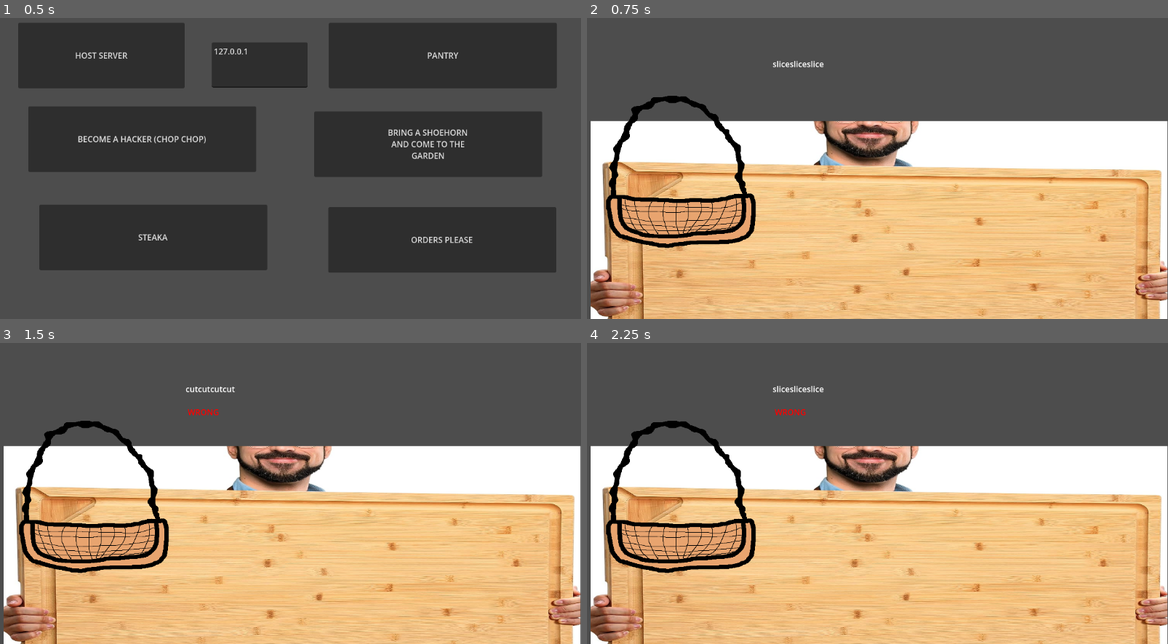
Above: before the commit, frames 1-4 (two rows, left to right).
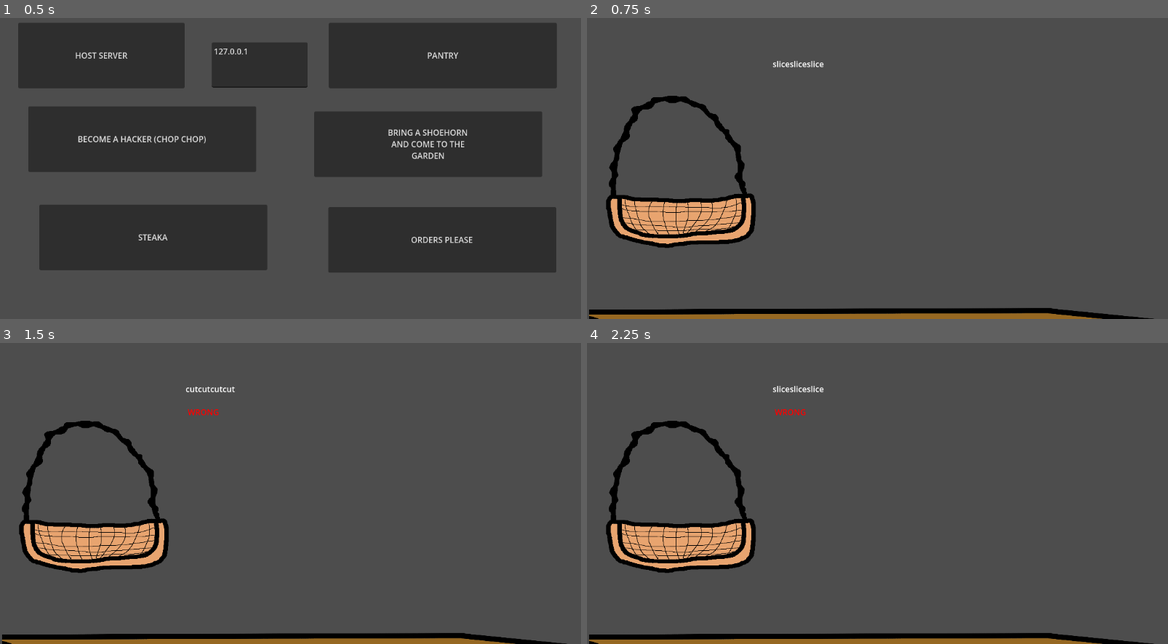
Above: after the commit, the same moments.

Repository: dacooler/TheGameTimeWarpingKitchenTheTimeCookingSimulatorTheGame2026Jam
Game: Godot game, scene res://scenes/main.tscn
Two runs of this game, one before a commit and one after it. Both use one fixed random seed, a clock stepped at 60 frames per second and the inputs below.
Inputs (mouse positions are in pixels of both pictures, inside the frame that each line leads up to):
- Up to frame 1 (0.5 s): no input
- Up to frame 2 (0.75 s): click "BECOME A HACKER (CHOP CHOP)" at 0.5 s
- Up to frame 3 (1.5 s): tap Enter at 1.25, 1.35 s; move the mouse to (418, 463) at 1.27 s; click (418, 463) at 1.42 s
- Up to frame 4 (2.25 s): tap Space at 2 s; drag from (761, 496) to (883, 619) at 2.02 s

Frame 1 is identical in both runs. In frame 2, 61% of the frame differs, in the area x 0-100%, y 34-100%; in frame 3, 61%; in frame 4, 61%.

Commit message:
new skarbrada

Diff:
--- a/the-game-time-warping-kitchen-the-time-cooking-simulator-the-game-2026-jam/scenes/hacker.tscn
+++ b/the-game-time-warping-kitchen-the-time-cooking-simulator-the-game-2026-jam/scenes/hacker.tscn
@@ -9,9 +9,9 @@
 [ext_resource type="AudioStream" uid="uid://b3i2wne7h3jmj" path="res://audio/sfx/shwing-001.wav" id="5_j2lhl"]
 [ext_resource type="AudioStream" uid="uid://2v24t3ukr5mt" path="res://audio/sfx/shwing-002.wav" id="6_jcnlv"]
 [ext_resource type="AudioStream" uid="uid://b64bt8nj5wowa" path="res://audio/sfx/shwing-003.wav" id="7_pvidj"]
-[ext_resource type="Texture2D" uid="uid://b5rcftq5usjc3" path="res://images/cuttingboard.jpg" id="8_jcnlv"]
 [ext_resource type="AudioStream" uid="uid://csmwxg2mc310x" path="res://audio/sfx/error.wav" id="8_qvh4k"]
 [ext_resource type="PackedScene" uid="uid://dgugmtsxvgb82" path="res://scenes/prefabs/basket.tscn" id="9_pvidj"]
+[ext_resource type="Texture2D" uid="uid://cm0gl3wrtmdt5" path="res://images/skarbrada.png" id="12_5ownp"]
 
 [sub_resource type="RectangleShape2D" id="RectangleShape2D_ii7jg"]
 size = Vector2(1091, 101)
@@ -77,11 +77,11 @@
 
 [node name="MeshInstance2D" type="MeshInstance2D" parent="CuttingBoard" unique_id=170348588]
 z_index = -1
-position = Vector2(579.00006, 578.99994)
+position = Vector2(576, 481.00006)
 rotation = 3.1415925
 scale = Vector2(1144.8972, 647.97424)
 mesh = SubResource("QuadMesh_j2lhl")
-texture = ExtResource("8_jcnlv")
+texture = ExtResource("12_5ownp")
 
 [node name="CollisionShape2D" type="CollisionShape2D" parent="CuttingBoard" unique_id=2106542180]
 position = Vector2(572.00006, 774.00006)
--- a/the-game-time-warping-kitchen-the-time-cooking-simulator-the-game-2026-jam/scenes/orders_please.tscn
+++ b/the-game-time-warping-kitchen-the-time-cooking-simulator-the-game-2026-jam/scenes/orders_please.tscn
@@ -3,16 +3,15 @@
 [ext_resource type="Script" uid="uid://d6aq35oepa7d" path="res://scripts/orders_please.gd" id="1_gppf8"]
 [ext_resource type="Texture2D" uid="uid://d2xt1jemxgi7d" path="res://images/orders_please.jpg" id="2_lk0oa"]
 [ext_resource type="PackedScene" uid="uid://dgugmtsxvgb82" path="res://scenes/prefabs/basket.tscn" id="4_4edkc"]
+[ext_resource type="Texture2D" uid="uid://cs43ihqwloa3u" path="res://images/hungry_boi.png" id="4_k7077"]
 [ext_resource type="Script" uid="uid://pmupw4c23yl4" path="res://scripts/plate.gd" id="4_kjnmp"]
 [ext_resource type="AudioStream" uid="uid://rvo4y4u2jtxo" path="res://audio/sfx/talking1.wav" id="5_pvhfg"]
-[ext_resource type="Texture2D" uid="uid://ckjdmwruigm0c" path="res://images/plate.png" id="5_topsq"]
 [ext_resource type="AudioStream" uid="uid://qnj8uw2cwwgh" path="res://audio/sfx/talking2.wav" id="6_pm7mg"]
 [ext_resource type="Script" uid="uid://ccpxyh4h0jlrd" path="res://scripts/coins.gd" id="6_topsq"]
 [ext_resource type="AudioStream" uid="uid://b6n66ira8fpn6" path="res://audio/sfx/talking3.wav" id="7_knx7f"]
 [ext_resource type="AudioStream" uid="uid://crqmn3l6bapry" path="res://audio/ost/Ristorante_Al_Dente.mp3" id="7_nk7cm"]
 [ext_resource type="AudioStream" uid="uid://455lsu520qwc" path="res://audio/ost/Layers_of_Onion.wav" id="8_fytp3"]
 [ext_resource type="AudioStream" uid="uid://csmwxg2mc310x" path="res://audio/sfx/error.wav" id="8_knx7f"]
-[ext_resource type="Texture2D" uid="uid://0wijcbspm6wu" path="res://images/man.jpg" id="12_pm7mg"]
 [ext_resource type="Texture2D" uid="uid://bt2itbkyd4667" path="res://images/pasta_pompedoro.png" id="14_h4q0u"]
 [ext_resource type="Texture2D" uid="uid://0i01iqif5fhd" path="res://images/speech.webp" id="15_hn72g"]
 
@@ -40,8 +39,6 @@
 [sub_resource type="RectangleShape2D" id="RectangleShape2D_4edkc"]
 size = Vector2(262, 818)
 
-[sub_resource type="QuadMesh" id="QuadMesh_ii7jg"]
-
 [sub_resource type="QuadMesh" id="QuadMesh_m1b0l"]
 
 [sub_resource type="QuadMesh" id="QuadMesh_t7g5p"]
@@ -67,11 +64,11 @@
 shape = SubResource("RectangleShape2D_ec42o")
 
 [node name="MeshInstance2D" type="MeshInstance2D" parent="Plate" unique_id=906905526]
-position = Vector2(2.822754, -16.177338)
+position = Vector2(-8.106232e-06, -64.00001)
 rotation = -3.1415927
-scale = Vector2(297.6454, 297.64526)
+scale = Vector2(297.6454, 483.58594)
 mesh = SubResource("QuadMesh_ec42o")
-texture = ExtResource("5_topsq")
+texture = ExtResource("4_k7077")
 
 [node name="Talking" type="AudioStreamPlayer2D" parent="Plate" unique_id=1180388828]
 position = Vector2(2.822754, -16.177338)
@@ -166,13 +163,6 @@
 position = Vector2(688, 21)
 stream = ExtResource("8_fytp3")
 
-[node name="MeshInstance2D" type="MeshInstance2D" parent="." unique_id=2143206158]
-z_index = -1
-position = Vector2(883, 282)
-scale = Vector2(232.75002, -610)
-mesh = SubResource("QuadMesh_ii7jg")
-texture = ExtResource("12_pm7mg")
-
 [node name="MeshInstance2D2" type="MeshInstance2D" parent="." unique_id=1777324310]
 position = Vector2(803, 53.000008)
 scale = Vector2(241.5, -159.5)
Not shown, added: the-game-time-warping-kitchen-the-time-cooking-simulator-the-game-2026-jam/images/hungry_boi.png.import
Binary file added: the-game-time-warping-kitchen-the-time-cooking-simulator-the-game-2026-jam/images/skarbrada.png
Not shown, added: the-game-time-warping-kitchen-the-time-cooking-simulator-the-game-2026-jam/images/skarbrada.png.import
